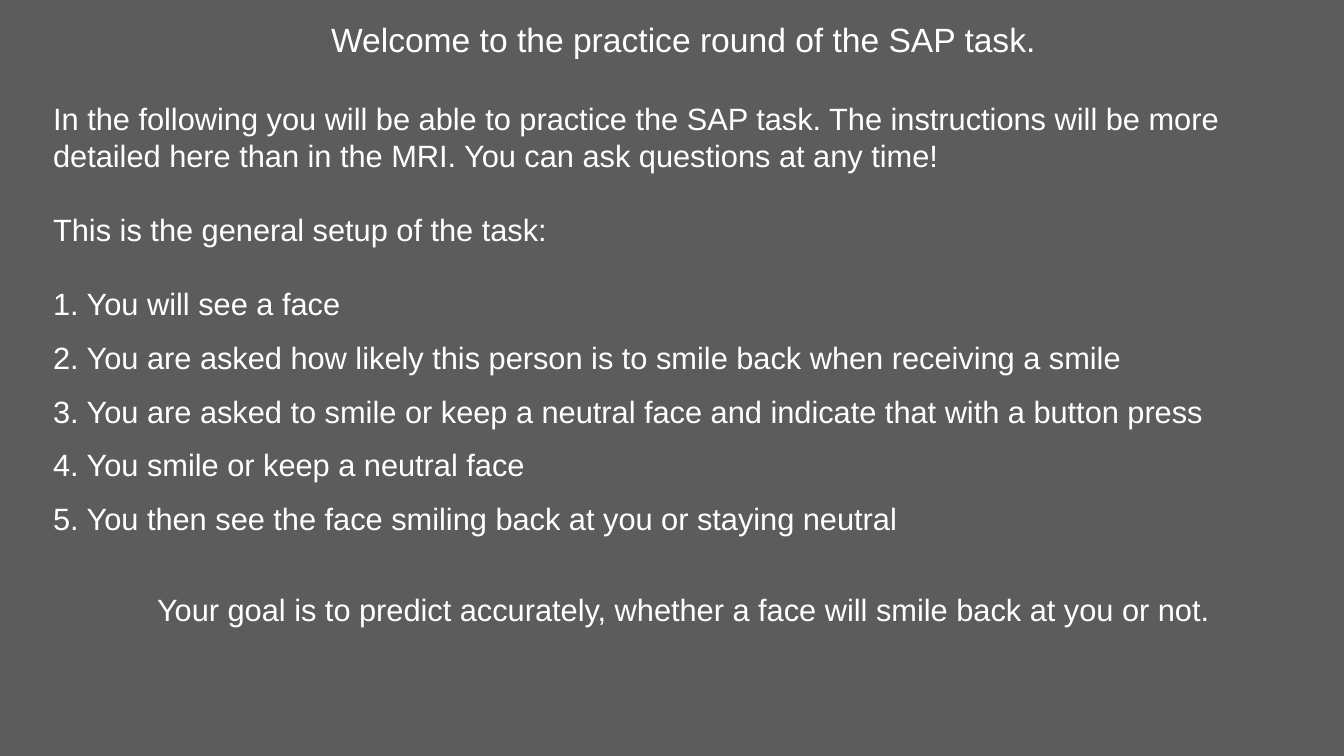
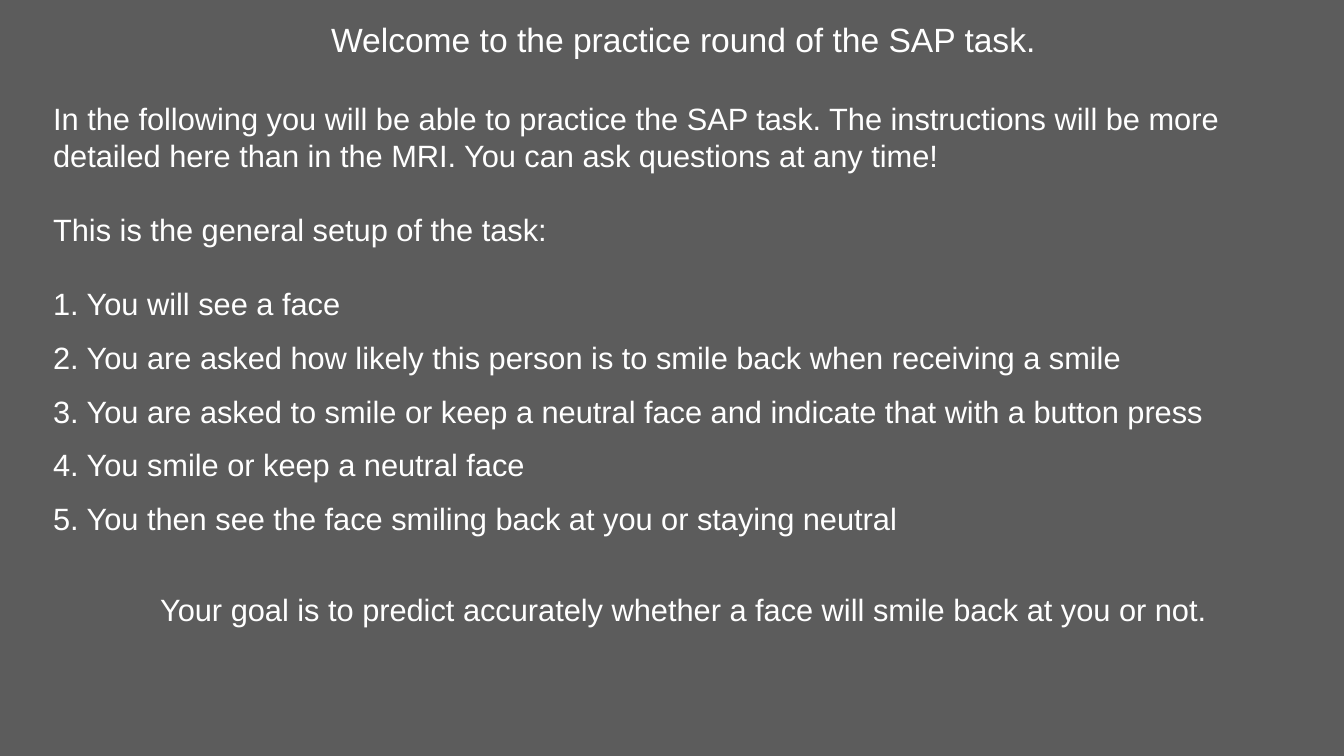
Before and after one commit to kwellstein/social_affective_prediction_task, a slide deck: slide 3 of task/stimuli/originals_SAP_Task.pptx. Drawn at 1344x756 pixels with LibreOffice and Linux fonts; fonts in the diff are those of the drawing. Boxes give left, top, right and bottom in pixels: in the first picture for what was removed or moved away, otherwise in the second. Text is boxed around its words. In the diff, an @@ line names an element or a change of style, - is before the commit and + after.

```diff
--- a/task/stimuli/originals_SAP_Task.pptx
+++ b/task/stimuli/originals_SAP_Task.pptx
@@ text at bbox=[160, 598, 1206, 626]: text changed @@
-Your goal is to predict accurately, whether a face will smile back at you or not.
+Your goal is to predict accurately whether a face will smile back at you or not.
```
Also in this commit, not shown: 1 slide removed, 42 other files.
